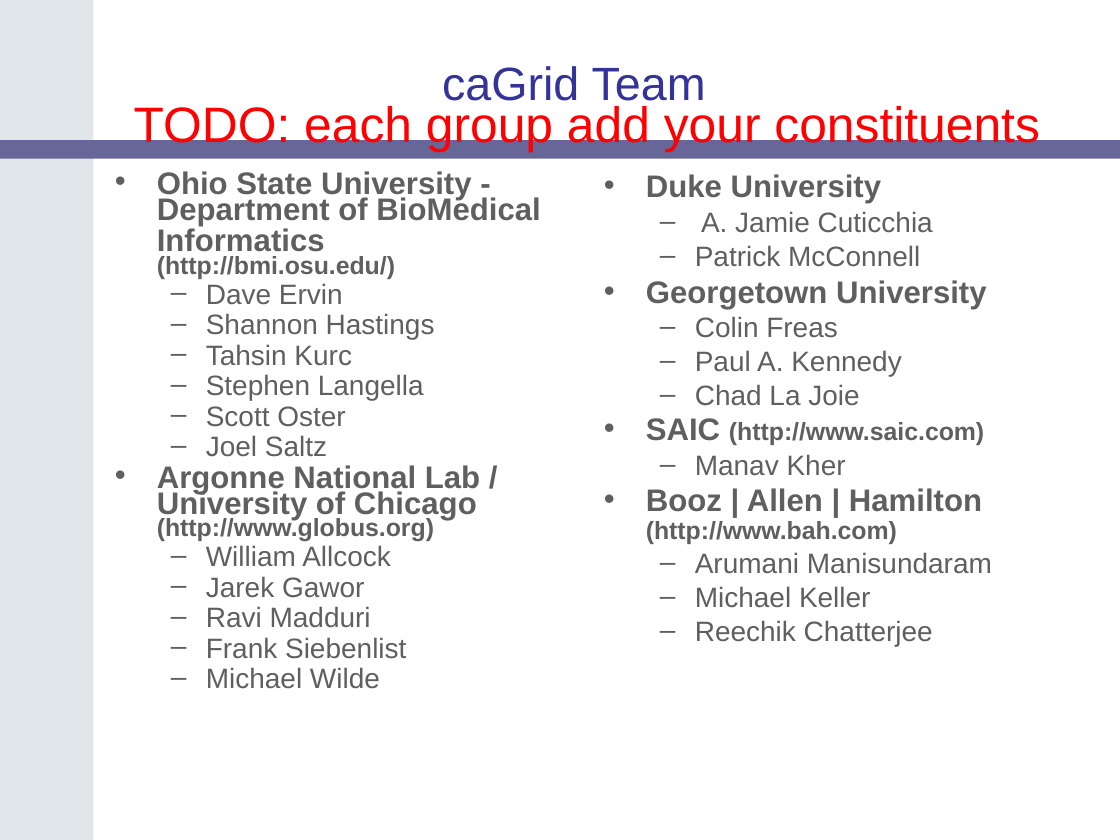
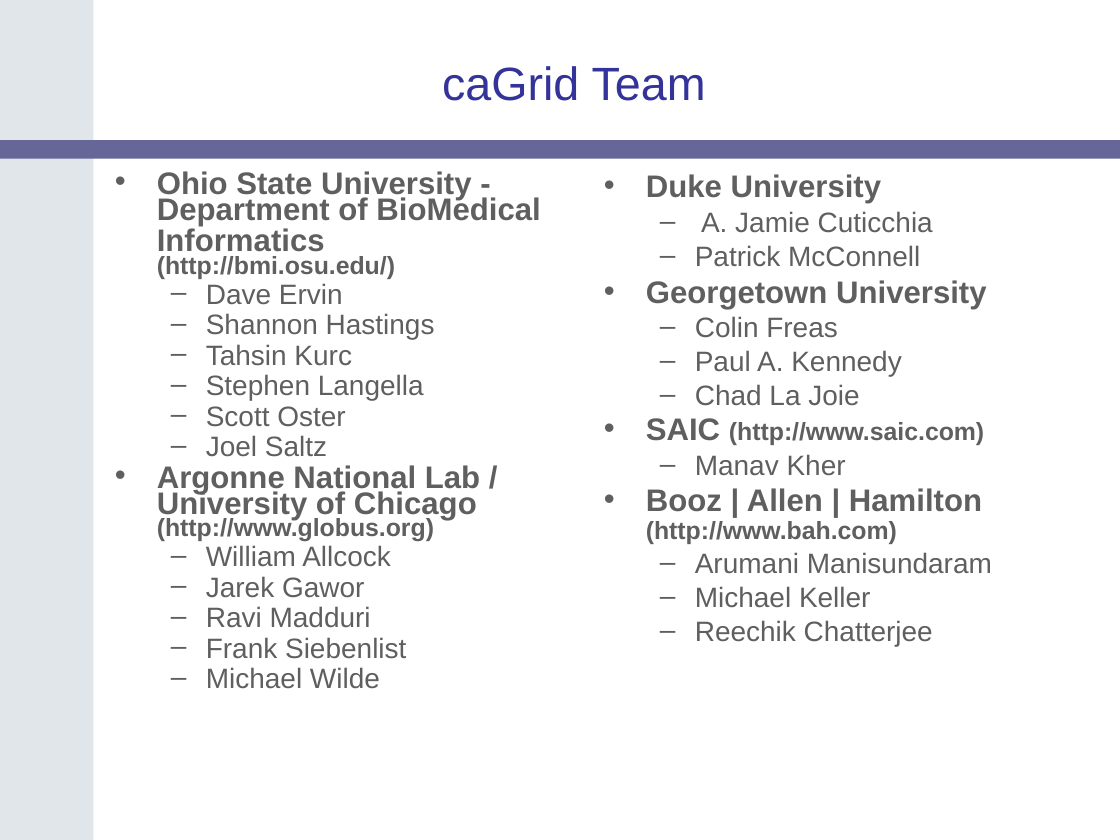
Before and after one commit to NCIP/cagrid-portal, a slide deck: slide 28 of cagrid-1-0/Documentation/presentations/200604_AnnualMeeting/caGrid-1.0-Demo.ppt. Drawn at 1120x840 pixels with LibreOffice and Linux fonts; fonts in the diff are those of the drawing; background and template pictures are left out. Boxes give left, top, right and bottom in pixels: in the first picture for what was removed or moved away, otherwise in the second. Text is boxed around its words. In the diff, an @@ line names an element or a change of style, - is before the commit and + after.

```diff
--- a/cagrid-1-0/Documentation/presentations/200604_AnnualMeeting/caGrid-1.0-Demo.ppt
+++ b/cagrid-1-0/Documentation/presentations/200604_AnnualMeeting/caGrid-1.0-Demo.ppt
@@ text removed at [134, 103, 1039, 153] @@
-TODO: each group add your constituents
```
